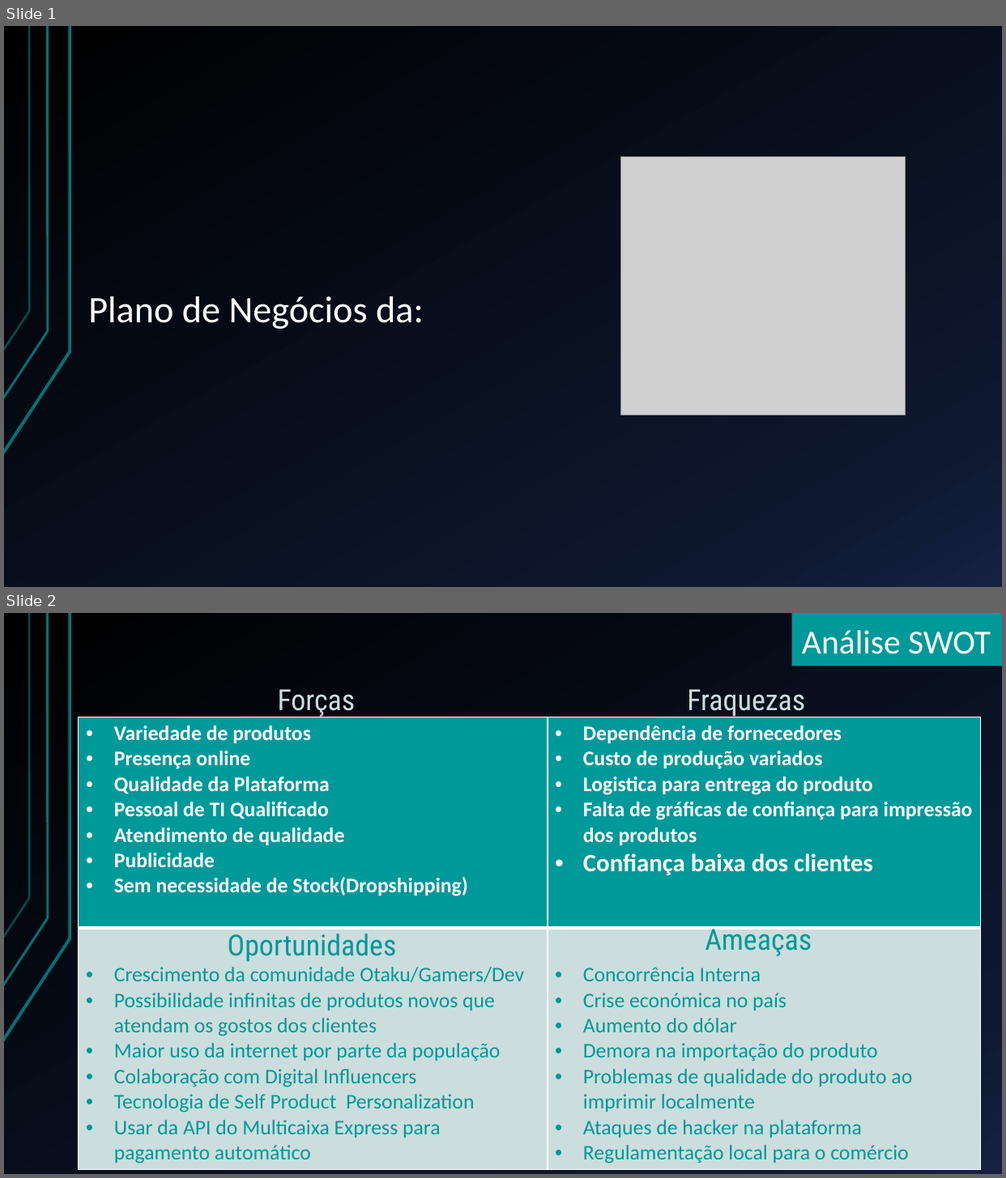
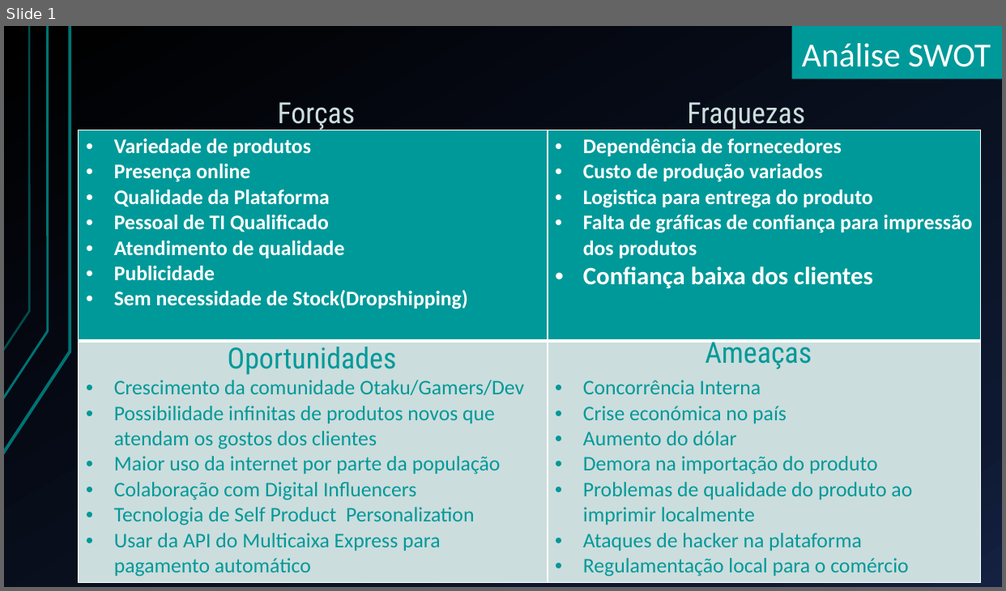
Before and after one commit to EriveltoSilva/Necrus-Backend, a slide deck: Docs/Necrus - A sua preferencia Geeks - Plano de Negócios.pptx. Shown one above the other, each under a label of ours: slides 1 and 2 before the commit, slide 1 after it. The pictures are 1006x1178 and 1006x591 pixels, drawn with LibreOffice and Linux fonts; fonts in the diff are those of the drawing; grey boxes stand for pictures. Boxes give left, top, right and bottom in pixels: in the first picture for what was removed or moved away, otherwise in the second. Text is boxed around its words. In the diff, an @@ line names an element or a change of style, - is before the commit and + after.

Commit message:
feat: db refactor
Changes to be committed:
	modified:   "Docs/Necrus - A sua preferencia Geeks - Plano de Neg\303\263cios.pptx"
	modified:   "Docs/Proje\303\247\303\243o Financeira.xlsx"
	modified:   README.md
	modified:   apps/api/models.py
	modified:   apps/ecommerce/admin.py
	modified:   apps/ecommerce/migrations/0001_initial.py
	deleted:    apps/ecommerce/migrations/0002_remove_product_stock.py
	deleted:    apps/ecommerce/migrations/0003_alter_color_options_alter_customer_options_and_more.py
	deleted:    apps/ecommerce/migrations/0004_remove_product_image_productimage.py
	deleted:    apps/ecommerce/migrations/0005_product_description.py
	deleted:    apps/ecommerce/migrations/0006_alter_product_price.py
	deleted:    apps/ecommerce/migrations/0007_product_additional_information.py
	deleted:    apps/ecommerce/migrations/0008_review_is_published.py
	deleted:    apps/ecommerce/migrations/0009_customer_image.py
	modified:   apps/ecommerce/models.py
	modified:   apps/ecommerce/views.py

```diff
--- a/Docs/Necrus - A sua preferencia Geeks - Plano de Negócios.pptx
+++ b/Docs/Necrus - A sua preferencia Geeks - Plano de Negócios.pptx
@@ slide 1 removed at box(4, 26, 1002, 587), background gradient #000000 to #0F1931 to #142242; not listed: 3 template elements that a slide beside it also shows @@
@@ picture removed at box(621, 157, 906, 416) @@
@@ text removed at box(88, 297, 424, 329) @@
-Plano de Negócios da:
@@ what was slide 2 is now slide 1 @@
```
Also in this commit, not shown: 15 other files.
